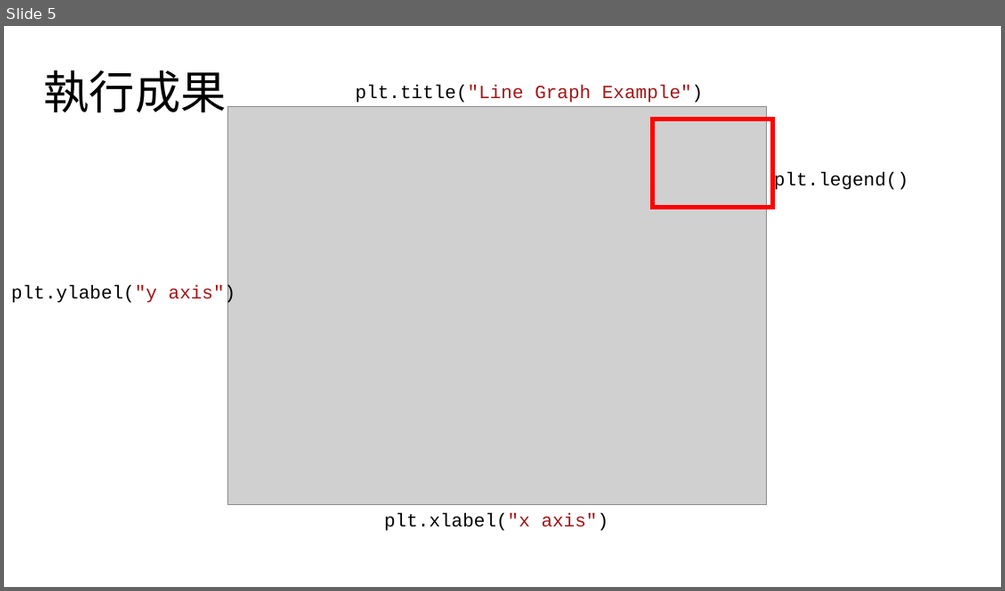
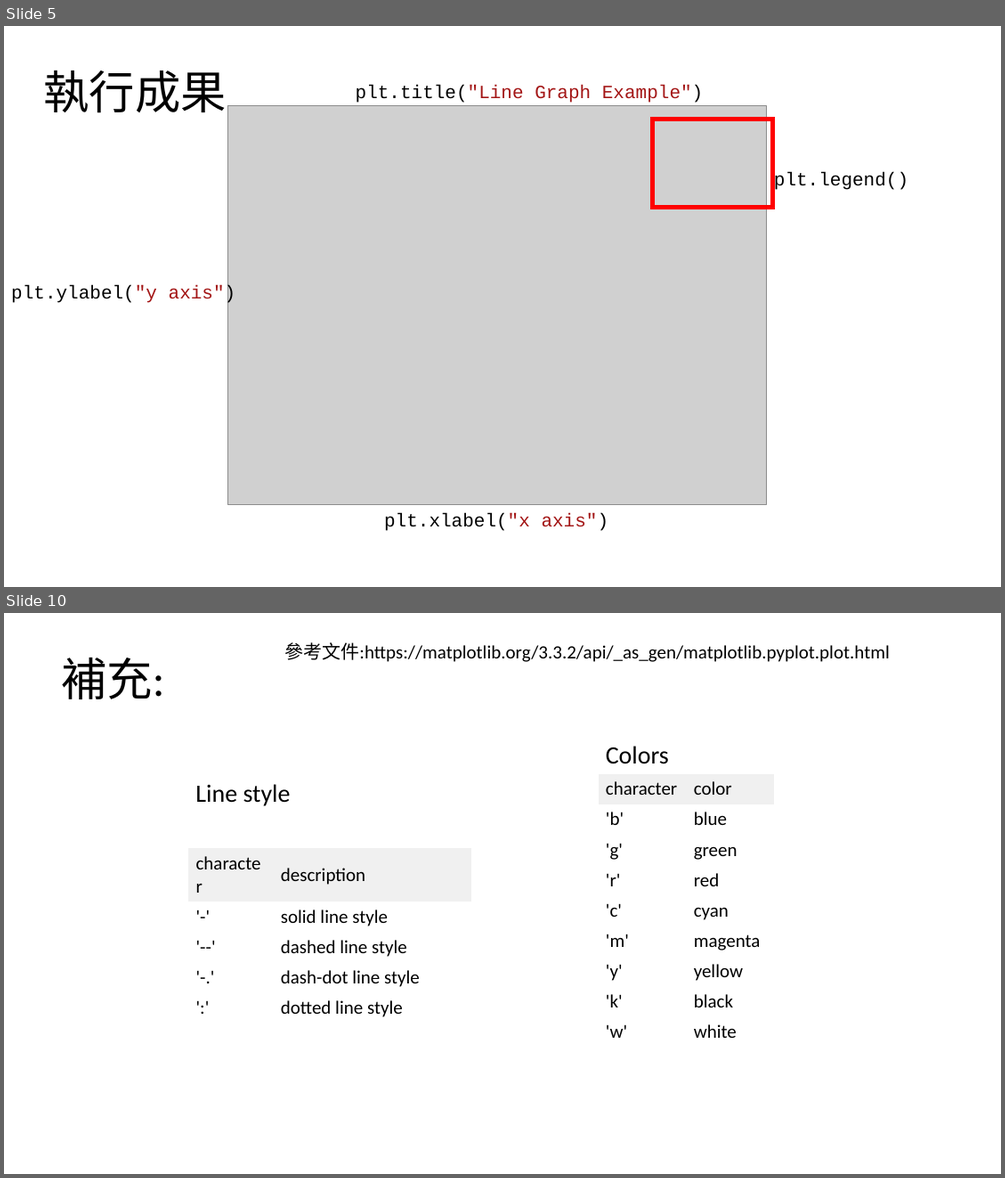
Before and after one commit to jon890613/Matplotlib, a slide deck: 簡報2.pptx. Shown one above the other, each under a label of ours: slide 5 before the commit, slides 5 and 10 after it; the slides between them are not shown. The pictures are 1005x591 and 1005x1178 pixels, drawn with LibreOffice and Linux fonts; fonts in the diff are those of the drawing; grey boxes stand for pictures. Boxes give left, top, right and bottom in pixels: in the first picture for what was removed or moved away, otherwise in the second. Text is boxed around its words. In the diff, an @@ line names an element or a change of style, - is before the commit and + after.

```diff
--- a/簡報2.pptx
+++ b/簡報2.pptx
@@ slide 10 added at (x1=4, y1=613, x2=1001, y2=1174), background #FFFFFF @@
@@ title added at (x1=61, y1=657, x2=164, y2=699), 44 pt, text #000000 @@
+補充:
@@ text added at (x1=284, y1=642, x2=889, y2=662), 18 pt, text #000000 @@
+參考文件:https://matplotlib.org/3.3.2/api/_as_gen/matplotlib.pyplot.plot.html
@@ text added at (x1=606, y1=746, x2=669, y2=764), 24 pt, text #000000 @@
+Colors
@@ text added at (x1=195, y1=784, x2=291, y2=806), 24 pt, text #000000 @@
+Line style
@@ table added at (x1=599, y1=774, x2=775, y2=1043), 9 rows, 2 columns @@
+character | color
+'b' | blue
+'g' | green
+'r' | red
+'c' | cyan
+'m' | magenta
+'y' | yellow
+'k' | black
+'w' | white
@@ table added at (x1=189, y1=849, x2=471, y2=1021), 5 rows, 2 columns @@
+character | description
+'-' | solid line style
+'--' | dashed line style
+'-.' | dash-dot line style
+':' | dotted line style
```
Also in this commit, not shown: 2 slides changed, 16 other slides added, 1 slide removed.
